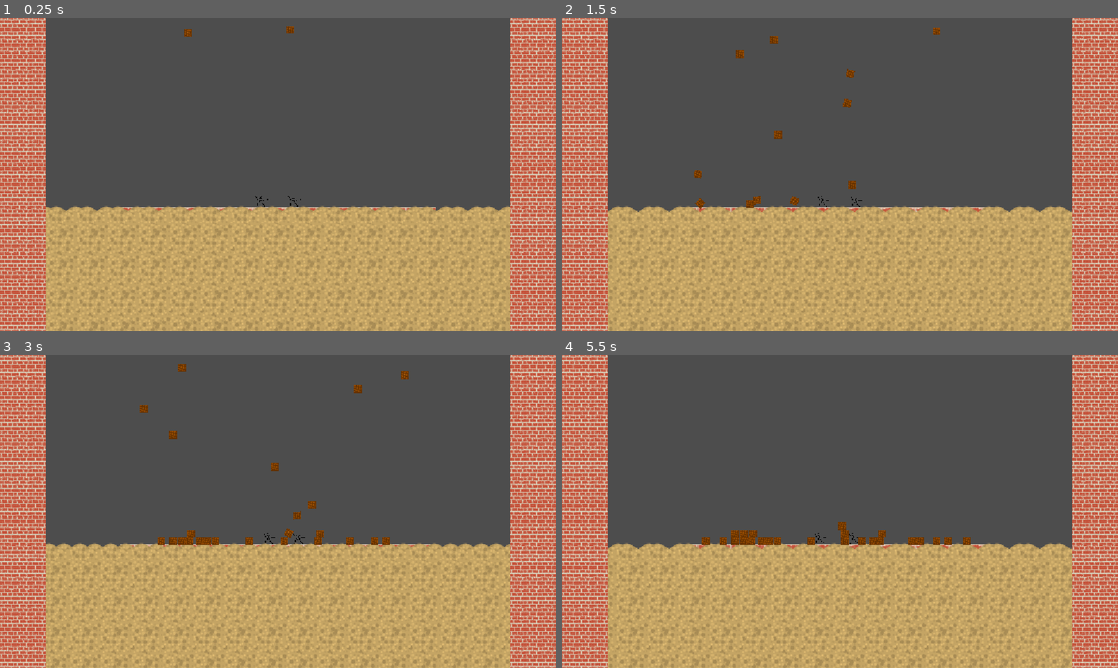
Above: before the commit, frames 1-4 (two rows, left to right).
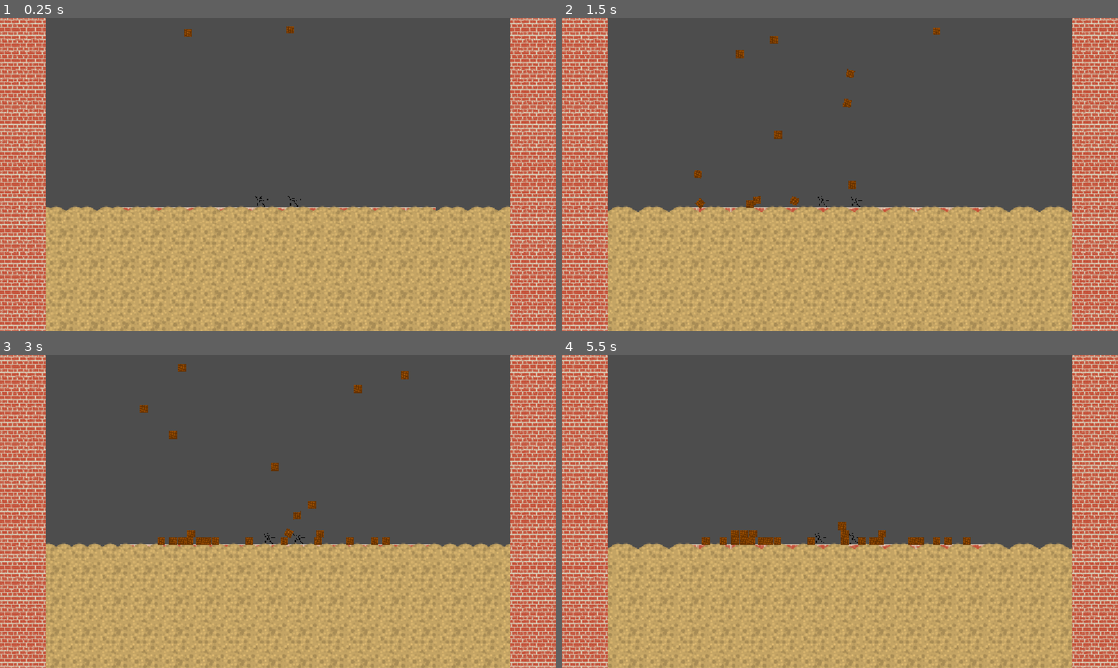
Above: after the commit, the same moments.

Repository: atomazu/quicksand
Game: Godot game, scene res://scenes/stage.tscn
Two runs of this game, one before a commit and one after it. Both use one fixed random seed, a clock stepped at 60 frames per second and the inputs below.
Inputs:
- Up to frame 1 (0.25 s): no input
- Up to frame 2 (1.5 s): no input
- Up to frame 3 (3 s): no input
- Up to frame 4 (5.5 s): no input

The runs differ from the first frame. In frame 2, 0.5% of the frame differs, in the area x 8-92%, y 60-100%; in frame 3, 0.1%; in frame 4, 0.5%.

Commit message:
fixed quicksand

Diff:
--- a/scenes/quicksand.tscn
+++ b/scenes/quicksand.tscn
@@ -68,7 +68,7 @@
 tracks/1/interp = 1
 tracks/1/loop_wrap = true
 tracks/1/keys = {
-"times": PackedFloat32Array(0, 1.9666667),
+"times": PackedFloat32Array(0, 2),
 "transitions": PackedFloat32Array(1, 1),
 "update": 0,
 "values": [Rect2(0, 0, 1000, 50), Rect2(-128, 0, 1000, 50)]
@@ -80,7 +80,7 @@
 tracks/2/interp = 1
 tracks/2/loop_wrap = true
 tracks/2/keys = {
-"times": PackedFloat32Array(0, 1.9666667),
+"times": PackedFloat32Array(0, 2),
 "transitions": PackedFloat32Array(1, 1),
 "update": 0,
 "values": [Rect2(0, 0, 1000, 1000), Rect2(-128, 0, 1000, 1000)]
